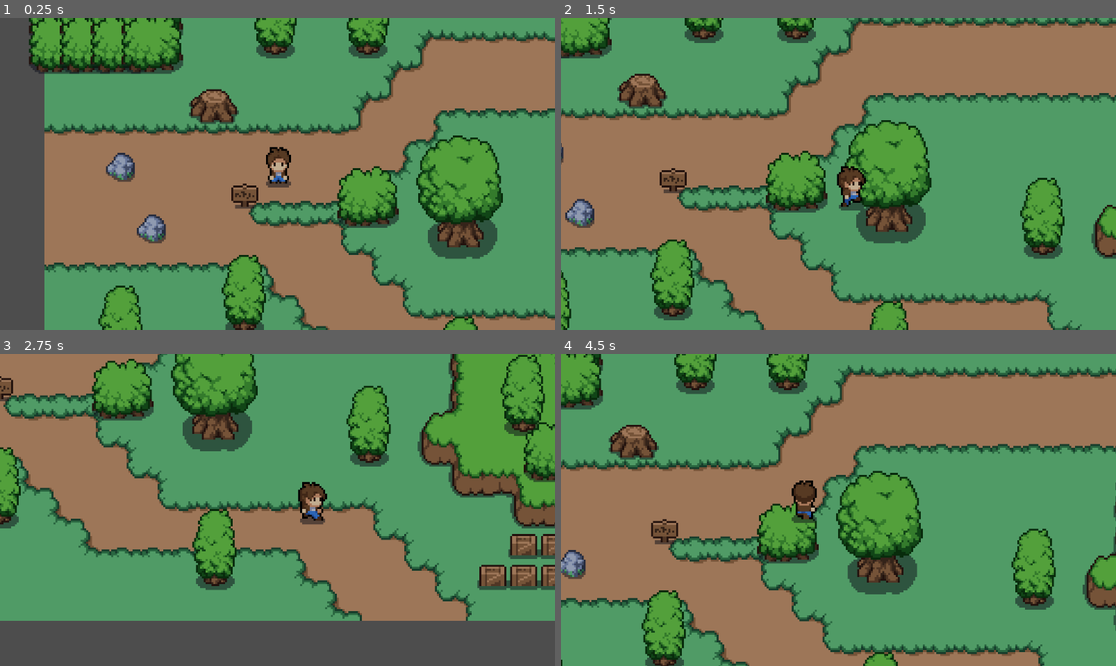
Above: before the commit, frames 1-4 (two rows, left to right).
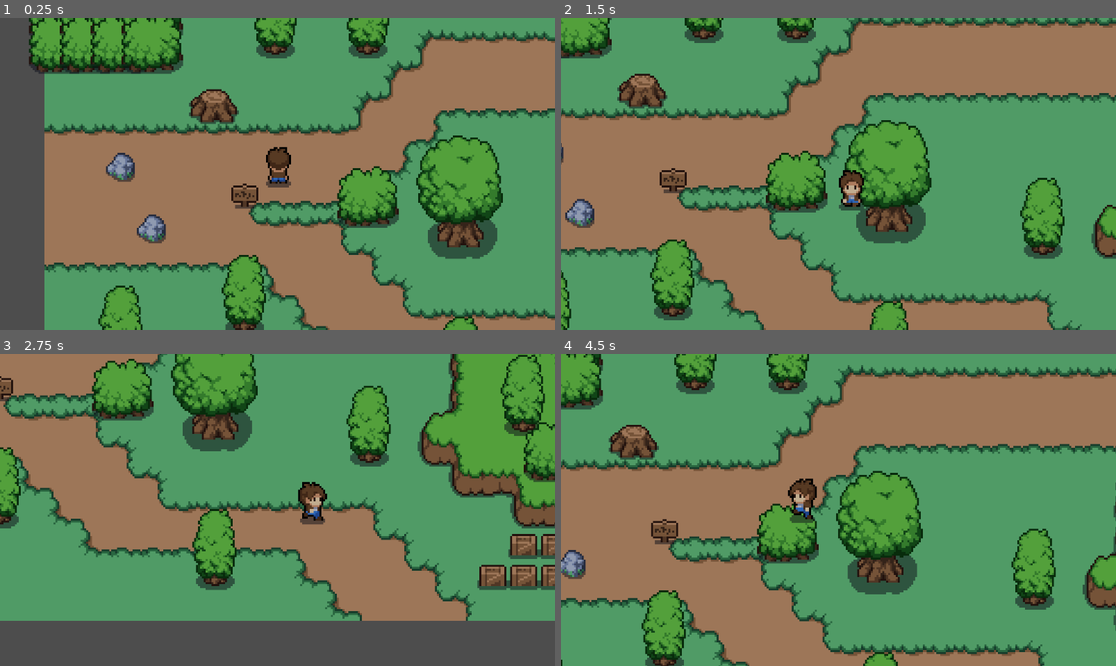
Above: after the commit, the same moments.

Repository: bdeshev/Godot-top-down-RPG
Game: Godot game, scene res://scenes/main_hub.tscn
Same seed, same stepped clock (60 frames per second), same inputs: the game is played once before the commit and once after it.
Inputs:
- Up to frame 1 (0.25 s): no input
- Up to frame 2 (1.5 s): hold Right (ui_right) 0.53-1.28 s; hold Down (ui_down) from 1.28 s (still down)
- Up to frame 3 (2.75 s): release Down (ui_down) at 2.03 s; hold Right (ui_right) from 2.03 s (still down)
- Up to frame 4 (4.5 s): release Right (ui_right) at 2.78 s; hold Up (ui_up) 2.78-3.53 s; hold Left (ui_left) from 3.53 s (still down)

The runs differ from the first frame. In frame 1, 0.2% of the frame differs, in the area x 47-53%, y 41-53%; in frame 2, 0.4%, in the area x 49-55%, y 47-61%; in frame 3, 0.1%; in frame 4, 0.4%.

Commit message:
Update player animations
Use enums for action and direction types. Fix front_walk animation ref.

Diff:
--- a/scenes/player.tscn
+++ b/scenes/player.tscn
@@ -79,6 +79,46 @@
 atlas = ExtResource("1_a82ca")
 region = Rect2(96, 432, 48, 48)
 
+[sub_resource type="AtlasTexture" id="AtlasTexture_3y0hx"]
+atlas = ExtResource("1_a82ca")
+region = Rect2(0, 288, 48, 48)
+
+[sub_resource type="AtlasTexture" id="AtlasTexture_2ox1o"]
+atlas = ExtResource("1_a82ca")
+region = Rect2(48, 288, 48, 48)
+
+[sub_resource type="AtlasTexture" id="AtlasTexture_jj6u7"]
+atlas = ExtResource("1_a82ca")
+region = Rect2(96, 288, 48, 48)
+
+[sub_resource type="AtlasTexture" id="AtlasTexture_xn8ew"]
+atlas = ExtResource("1_a82ca")
+region = Rect2(144, 288, 48, 48)
+
+[sub_resource type="AtlasTexture" id="AtlasTexture_hwl2s"]
+atlas = ExtResource("1_a82ca")
+region = Rect2(0, 0, 48, 48)
+
+[sub_resource type="AtlasTexture" id="AtlasTexture_u6vgu"]
+atlas = ExtResource("1_a82ca")
+region = Rect2(48, 0, 48, 48)
+
+[sub_resource type="AtlasTexture" id="AtlasTexture_iok4e"]
+atlas = ExtResource("1_a82ca")
+region = Rect2(96, 0, 48, 48)
+
+[sub_resource type="AtlasTexture" id="AtlasTexture_w5xlm"]
+atlas = ExtResource("1_a82ca")
+region = Rect2(144, 0, 48, 48)
+
+[sub_resource type="AtlasTexture" id="AtlasTexture_x3prf"]
+atlas = ExtResource("1_a82ca")
+region = Rect2(192, 0, 48, 48)
+
+[sub_resource type="AtlasTexture" id="AtlasTexture_4md2i"]
+atlas = ExtResource("1_a82ca")
+region = Rect2(240, 0, 48, 48)
+
 [sub_resource type="AtlasTexture" id="AtlasTexture_m6v0h"]
 atlas = ExtResource("1_a82ca")
 region = Rect2(0, 144, 48, 48)
@@ -102,46 +142,6 @@
 [sub_resource type="AtlasTexture" id="AtlasTexture_hxbtg"]
 atlas = ExtResource("1_a82ca")
 region = Rect2(240, 144, 48, 48)
-
-[sub_resource type="AtlasTexture" id="AtlasTexture_3y0hx"]
-atlas = ExtResource("1_a82ca")
-region = Rect2(0, 288, 48, 48)
-
-[sub_resource type="AtlasTexture" id="AtlasTexture_2ox1o"]
-atlas = ExtResource("1_a82ca")
-region = Rect2(48, 288, 48, 48)
-
-[sub_resource type="AtlasTexture" id="AtlasTexture_jj6u7"]
-atlas = ExtResource("1_a82ca")
-region = Rect2(96, 288, 48, 48)
-
-[sub_resource type="AtlasTexture" id="AtlasTexture_xn8ew"]
-atlas = ExtResource("1_a82ca")
-region = Rect2(144, 288, 48, 48)
-
-[sub_resource type="AtlasTexture" id="AtlasTexture_hwl2s"]
-atlas = ExtResource("1_a82ca")
-region = Rect2(0, 0, 48, 48)
-
-[sub_resource type="AtlasTexture" id="AtlasTexture_u6vgu"]
-atlas = ExtResource("1_a82ca")
-region = Rect2(48, 0, 48, 48)
-
-[sub_resource type="AtlasTexture" id="AtlasTexture_iok4e"]
-atlas = ExtResource("1_a82ca")
-region = Rect2(96, 0, 48, 48)
-
-[sub_resource type="AtlasTexture" id="AtlasTexture_w5xlm"]
-atlas = ExtResource("1_a82ca")
-region = Rect2(144, 0, 48, 48)
-
-[sub_resource type="AtlasTexture" id="AtlasTexture_x3prf"]
-atlas = ExtResource("1_a82ca")
-region = Rect2(192, 0, 48, 48)
-
-[sub_resource type="AtlasTexture" id="AtlasTexture_4md2i"]
-atlas = ExtResource("1_a82ca")
-region = Rect2(240, 0, 48, 48)
 
 [sub_resource type="AtlasTexture" id="AtlasTexture_j2841"]
 atlas = ExtResource("1_a82ca")
@@ -245,7 +245,7 @@
 "duration": 1.0,
 "texture": SubResource("AtlasTexture_xcat1")
 }],
-"loop": true,
+"loop": false,
 "name": &"back_idle",
 "speed": 10.0
 }, {
@@ -288,6 +288,46 @@
 }, {
 "frames": [{
 "duration": 1.0,
+"texture": SubResource("AtlasTexture_3y0hx")
+}, {
+"duration": 1.0,
+"texture": SubResource("AtlasTexture_2ox1o")
+}, {
+"duration": 1.0,
+"texture": SubResource("AtlasTexture_jj6u7")
+}, {
+"duration": 1.0,
+"texture": SubResource("AtlasTexture_xn8ew")
+}],
+"loop": true,
+"name": &"front_attack",
+"speed": 10.0
+}, {
+"frames": [{
+"duration": 1.0,
+"texture": SubResource("AtlasTexture_hwl2s")
+}, {
+"duration": 1.0,
+"texture": SubResource("AtlasTexture_u6vgu")
+}, {
+"duration": 1.0,
+"texture": SubResource("AtlasTexture_iok4e")
+}, {
+"duration": 1.0,
+"texture": SubResource("AtlasTexture_w5xlm")
+}, {
+"duration": 1.0,
+"texture": SubResource("AtlasTexture_x3prf")
+}, {
+"duration": 1.0,
+"texture": SubResource("AtlasTexture_4md2i")
+}],
+"loop": true,
+"name": &"front_idle",
+"speed": 10.0
+}, {
+"frames": [{
+"duration": 1.0,
 "texture": SubResource("AtlasTexture_m6v0h")
 }, {
 "duration": 1.0,
@@ -305,48 +345,8 @@
 "duration": 1.0,
 "texture": SubResource("AtlasTexture_hxbtg")
 }],
-"loop": true,
-"name": &"front walk",
-"speed": 10.0
-}, {
-"frames": [{
-"duration": 1.0,
-"texture": SubResource("AtlasTexture_3y0hx")
-}, {
-"duration": 1.0,
-"texture": SubResource("AtlasTexture_2ox1o")
-}, {
-"duration": 1.0,
-"texture": SubResource("AtlasTexture_jj6u7")
-}, {
-"duration": 1.0,
-"texture": SubResource("AtlasTexture_xn8ew")
-}],
-"loop": true,
-"name": &"front_attack",
-"speed": 10.0
-}, {
-"frames": [{
-"duration": 1.0,
-"texture": SubResource("AtlasTexture_hwl2s")
-}, {
-"duration": 1.0,
-"texture": SubResource("AtlasTexture_u6vgu")
-}, {
-"duration": 1.0,
-"texture": SubResource("AtlasTexture_iok4e")
-}, {
-"duration": 1.0,
-"texture": SubResource("AtlasTexture_w5xlm")
-}, {
-"duration": 1.0,
-"texture": SubResource("AtlasTexture_x3prf")
-}, {
-"duration": 1.0,
-"texture": SubResource("AtlasTexture_4md2i")
-}],
-"loop": true,
-"name": &"front_idle",
+"loop": false,
+"name": &"front_walk",
 "speed": 10.0
 }, {
 "frames": [{
@@ -423,9 +423,8 @@
 
 [node name="AnimatedSprite2D" type="AnimatedSprite2D" parent="."]
 sprite_frames = SubResource("SpriteFrames_wyjs7")
-animation = &"front walk"
+animation = &"front_idle"
 autoplay = "front_idle"
-frame_progress = 0.845274
 
 [node name="CollisionShape2D" type="CollisionShape2D" parent="."]
 position = Vector2(0.5, 9)
--- a/scripts/player.gd
+++ b/scripts/player.gd
@@ -1,68 +1,68 @@
 extends CharacterBody2D
 
+enum MoveDirection {NONE, UP, DOWN, LEFT, RIGHT}
+enum AnimationType {WALK, IDLE}
 
 const speed = 100
-var direction = "none"
 
 func _physics_process(delta: float):
 	player_movement(delta )
 
 
-func player_movement(delta):
+func player_movement(_delta):
 	if Input.is_action_pressed("ui_right"):
-		direction = "right"
-		play_anim(1)
+		play_anim(MoveDirection.RIGHT, AnimationType.WALK)
 		velocity.x = speed
 		velocity.y = 0
 	elif Input.is_action_pressed("ui_left"):
-		direction = "left"
-		play_anim(1)
+		play_anim(MoveDirection.LEFT, AnimationType.WALK)
 		velocity.x = -speed
 		velocity.y = 0
 	elif Input.is_action_pressed("ui_down"):
-		direction = "down"
-		play_anim(1)
+		play_anim(MoveDirection.DOWN, AnimationType.WALK)
 		velocity.x = 0
 		velocity.y = speed
 	elif Input.is_action_pressed("ui_up"):
-		direction = "up"
-		play_anim(1)
+		play_anim(MoveDirection.UP, AnimationType.WALK)
 		velocity.x = 0
 		velocity.y = -speed
 	else:
-		direction = "none"
-		play_anim(0)
+		play_anim(MoveDirection.NONE, AnimationType.IDLE)
 		velocity.x = 0
 		velocity.y = 0
 
-	print(direction)
 	move_and_slide()
 
-func play_anim(movement):
-	var dir = direction
+func play_anim(direction: MoveDirection, type: AnimationType):
+	print("direction: %s, type: %s" % [str(direction), str(type)])
 	var anim = $AnimatedSprite2D
 
-	if dir == "right":
-		anim.flip_h = false
-		if movement == 1:
+	anim.flip_h = false
+	anim.flip_v = false
+
+	if direction == MoveDirection.RIGHT:
+		if type == AnimationType.WALK:
 			anim.play("side_walk")
-		elif movement == 0:
+		elif type == AnimationType.IDLE:
 			anim.play("side_idle")
-	if dir == "left":
+	if direction == MoveDirection.LEFT:
 		anim.flip_h = true
-		if movement == 1:
+		if type == AnimationType.WALK:
+			anim.play("side_walk")
+		elif type == AnimationType.IDLE:
+			anim.play("side_idle")
+	if direction == MoveDirection.UP:
+		if type == AnimationType.WALK:
+			anim.play("back_walk")
+		elif type == AnimationType.IDLE:
+			anim.play("back_idle")
+	if direction == MoveDirection.DOWN:
+		if type == AnimationType.WALK:
+			anim.play("front_walk")
+		elif type == AnimationType.IDLE:
 			anim.play("front_idle")
-		elif movement == 0:
-			anim.play("side_idle")
-	if dir == "down":
-		anim.flip_h = false
-		if movement == 1:
-			anim.play("front_walk")
-		elif movement == 0:
-			anim.play("front_idle")
-	if dir == "left":
-		anim.flip_h = false
-		if movement == 1:
+	if direction == MoveDirection.NONE:
+		if type == AnimationType.WALK:
 			anim.play("back_walk")
-		elif movement == 0:
+		elif type == AnimationType.IDLE:
 			anim.play("back_idle")
